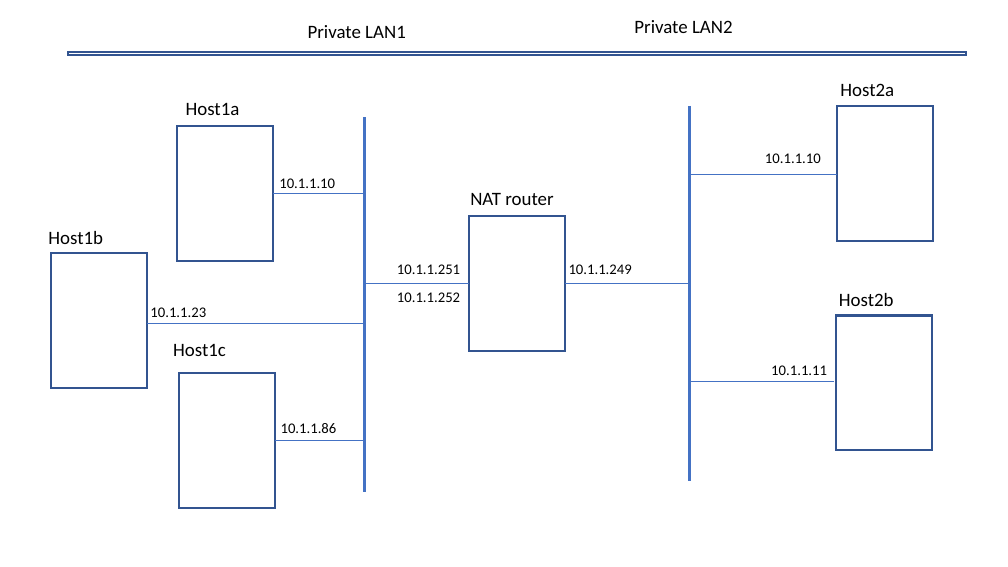
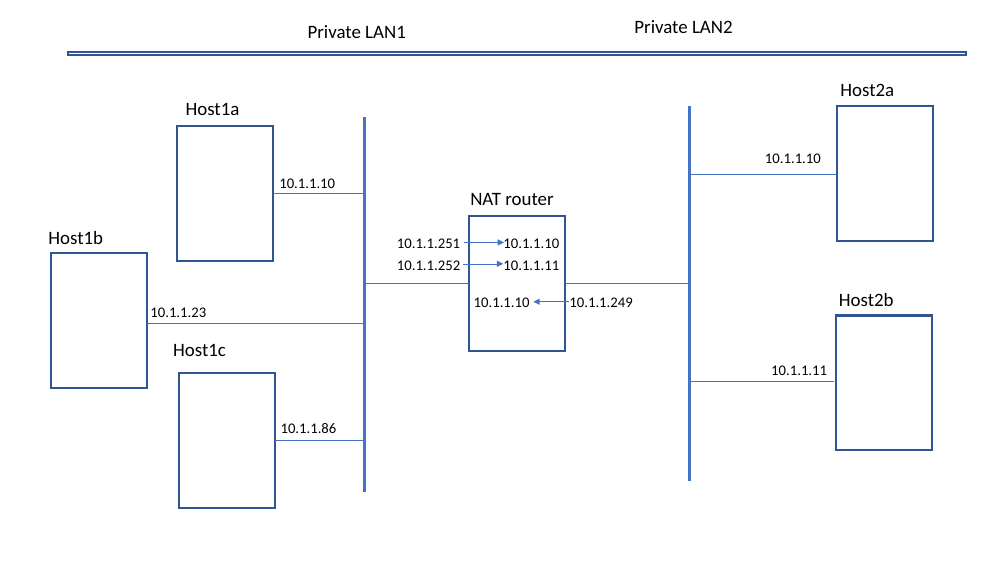
Before and after one commit to fordsfords/fordsfords.github.io, a slide deck: slide 1 of nat2.pptx. Drawn at 1008x567 pixels with LibreOffice and Linux fonts; fonts in the diff are those of the drawing. Boxes give left, top, right and bottom in pixels: in the first picture for what was removed or moved away, otherwise in the second. Text is boxed around its words. In the diff, an @@ line names an element or a change of style, - is before the commit and + after.

```diff
--- a/nat2.pptx
+++ b/nat2.pptx
@@ text at bbox=[397, 238, 559, 248]: text changed @@
-10.1.1.251
+10.1.1.251 10.1.1.10
@@ text at bbox=[397, 260, 559, 270]: text changed @@
-10.1.1.252
+10.1.1.252 10.1.1.11
@@ arrow added from (463, 264) to (504, 264), #4472C4 0.5 pt @@
@@ arrow added from (464, 243) to (504, 243), #4472C4 0.5 pt @@
@@ text at bbox=[474, 297, 632, 307]: text changed @@
-10.1.1.249
+10.1.1.10 10.1.1.249
@@ arrow added from (569, 302) to (534, 302), #4472C4 0.5 pt @@
```
Also in this commit, not shown: 1 other file.
